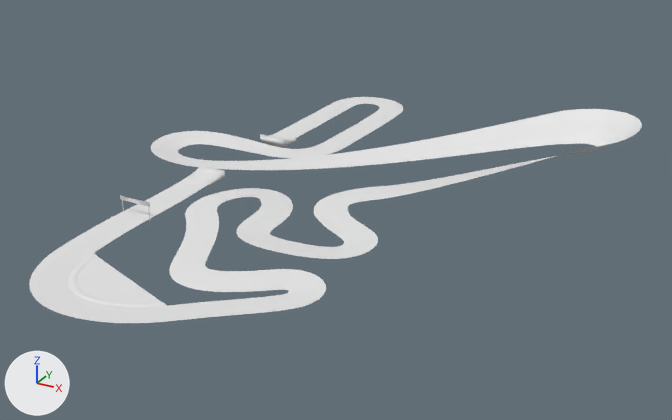
The FBX model Assets/Race/3D/track_01/Plane.fbx: old version first, new version second.
The view is the same before and after, from a camera (50 mm lens) standing at (268.0, -326.0, 174.0) and looking at (72.0, 31.0, -4.0). The axes (+X, +Y, +Z) are drawn at lower left. The lights are the same throughout. The older version comes first. Where no turn or scale is listed for an object, it has been applied to the vertices.
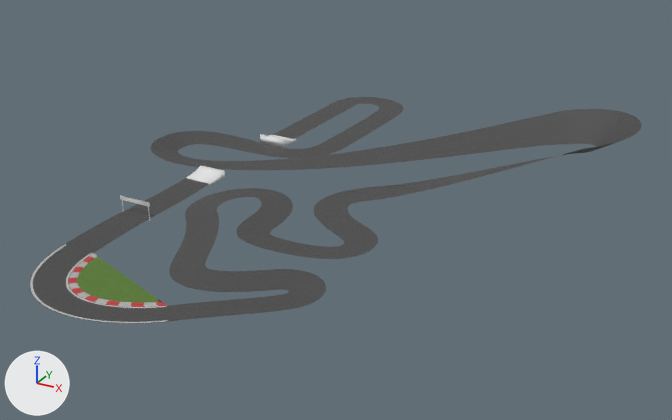
What the commit changed:
Picture 'track_textures_t_trim_BaseMap.png' (img_track_textures_t_trim_basemap_png) is new.
Picture 'track_textures_t_trim_Normal.png' (img_track_textures_t_trim_normal_png) is new.
Picture 'track_textures_t_asphalt_BaseMap.png' (img_track_textures_t_asphalt_basemap_png) is new.
Picture 'track_textures_t_asphalt_Normal.png' (img_track_textures_t_asphalt_normal_png) is new.
Picture 'track_textures_t_grass_Normal.png' (img_track_textures_t_grass_normal_png) is new.
Picture 'track_textures_t_grass_BaseMap.png' (img_track_textures_t_grass_basemap_png) is new.
Material 'trim' (mat_trim) is new.
Uses the picture img_track_textures_t_trim_basemap_png.
Uses the picture img_track_textures_t_trim_normal_png.
Material 'track' (mat_track) is new.
Uses the picture img_track_textures_t_asphalt_basemap_png.
Uses the picture img_track_textures_t_asphalt_normal_png.
Material 'grass' (mat_grass) is new.
Uses the picture img_track_textures_t_grass_basemap_png.
Uses the picture img_track_textures_t_grass_normal_png.
me_plane_035 is used by ob_plane_005; location (242.0, 128.1, 0.0).
me_plane_035 had 462 vertices, 411 faces and spanned x -248.0..-169.0, y -240.1..-193.9, z -0.8..0.8.
me_plane_035 now has 469 vertices, 457 faces and spans x -248.0..-169.0, y -240.1..-193.9, z -0.8..0.8.
Part 1, on me_plane_035:
1 face is deleted.
6 vertices in x -187.2..-174.2, y -234.2..-227.0, z 0.5 move by (0.3, -0.5, 0.1).
5 vertices in x -245.9..-243.9, y -207.1..-195.0, z 0.5 move by (-0.6, -0.1, 0.1).
3 vertices in x -187.3..-182.0, y -222.8..-219.7, z -0.5 move by (-0.4, 0.7, -0.1).
3 vertices in x -196.8..-182.6, y -237.1..-232.1, z 0.5 move by (0.2, -0.6, 0.1).
3 vertices in x -193.0..-189.2, y -225.2..-223.7, z -0.5 move by (-0.3, 0.7, -0.1).
3 vertices in x -209.5..-204.3, y -238.1..-237.9, z 0.5 move by (0.0, -0.6, 0.1).
61 vertices move from x -245.7..-170.3, y -237.9..-194.1, z -0.5..0.5 to x -246.3..-169.9, y -238.5..-194.0, z -0.6..0.6.
7 vertices are added at x -223.9..-187.9, y -210.8..-197.4, z -0.8.
47 new faces join them, mat_grass.
me_plane_035 part 2: 205 faces spanning x -246.5..-169.9, y -238.7..-194.0, z -0.6..0.6 switch from no material to mat_track.
me_plane_035 part 3: 205 faces spanning x -248.0..-169.0, y -240.1..-193.9, z -0.8..0.8 switch from no material to mat_trim.
me_plane_035 gains material mat_grass.
me_plane_033 has 4160 vertices, 3626 faces and spans x -297.0..-48.0, y -226.0..64.0, z -2.0..36.0.
me_plane_033 gains material mat_track.

Boxes [x1, y1, x2, y2] around the edits, measured in the pictures (672 x 420 px; the box of a moved part takes in the faces that stretch with it):
'Plane.004', recoloured (white to grey)
    both: [66, 97, 642, 321]
part 1 of me_plane_035, moved or reshaped
    both: [29, 244, 168, 323]
part 2 of me_plane_035, recoloured (white to grey)
    both: [35, 246, 167, 321]
part 3 of me_plane_035, recoloured
    both: [29, 244, 168, 323]
